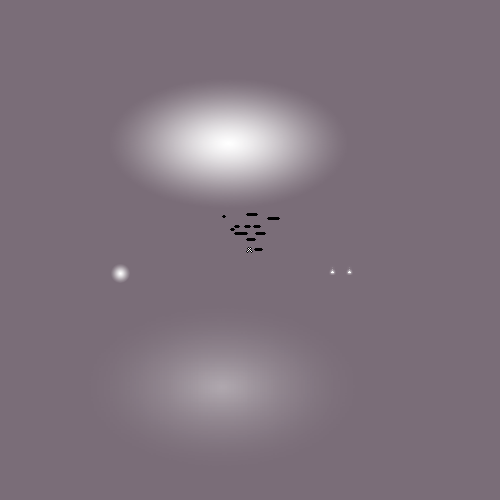
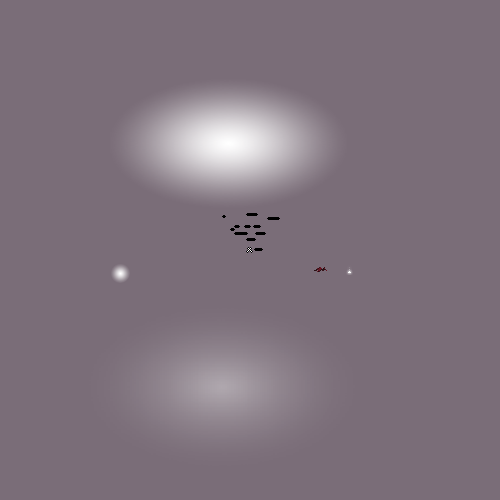
The second (500, 500) image is a revision of the first. Changes to its layers:
painted on "Fleshiness.png" over box(314, 267, 334, 273)
